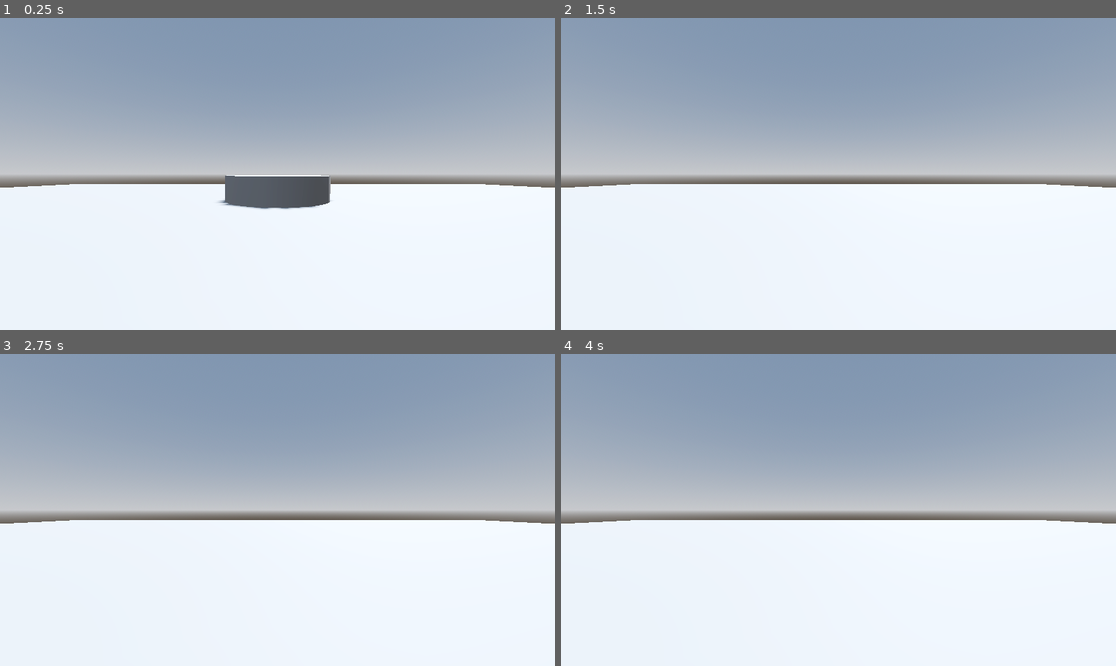
Above: before the commit, frames 1-4 (two rows, left to right).
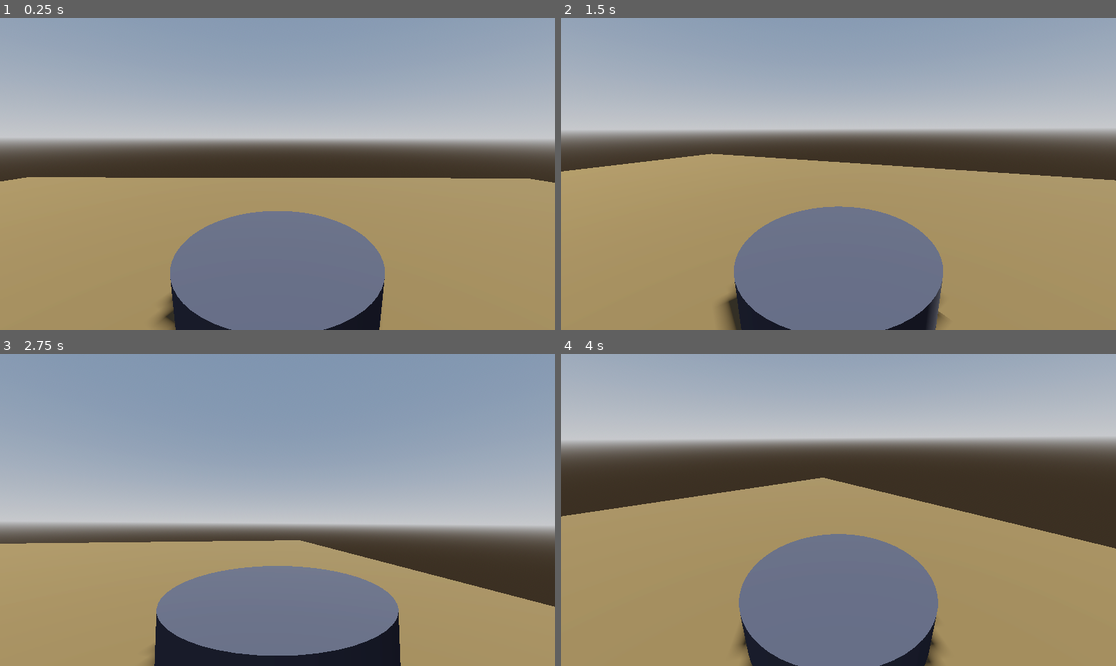
Above: after the commit, the same moments.

Repository: omaherne/turtlebot
Game: Godot game, scene res://maze_game.tscn
Same seed, same stepped clock (60 frames per second), same inputs: the game is played once before the commit and once after it.
Inputs (mouse positions are in pixels of both pictures, inside the frame that each line leads up to):
- Up to frame 1 (0.25 s): no input
- Up to frame 2 (1.5 s): move the mouse to (960, 158) at 0.52 s; hold D (rotate_right, bound only before the commit) 0.53-1.28 s; move the mouse to (727, 189) at 1.27 s; hold S (move_backward) from 1.28 s (still down)
- Up to frame 3 (2.75 s): move the mouse to (333, 441) at 2.02 s; release S (move_backward) at 2.03 s; hold D (rotate_right, bound only before the commit) from 2.03 s (still down)
- Up to frame 4 (4 s): move the mouse to (810, 572) at 2.77 s; release D (rotate_right, bound only before the commit) at 2.78 s; hold W (move_forward) 2.78-3.53 s; move the mouse to (1005, 556) at 3.52 s; hold A (rotate_left, bound only before the commit) from 3.53 s (still down)

The runs differ from the first frame. In frame 1, 67% of the frame differs, in the area x 0-100%, y 27-100%; in frame 2, 75%; in frame 3, 49%; in frame 4, 93%, in the area x 0-100%, y 2-100%.

Commit message:
Updated movement
can now move mouse to rotate, and bot moves in direction of camera

Diff:
--- a/turtlebot-simulation/floor.gd
+++ /dev/null
@@ -1,11 +0,0 @@
-extends MeshInstance3D
-
-
-# Called when the node enters the scene tree for the first time.
-func _ready() -> void:
-	pass # Replace with function body.
-
-
-# Called every frame. 'delta' is the elapsed time since the previous frame.
-func _process(delta: float) -> void:
-	pass
--- a/turtlebot-simulation/maze_game.tscn
+++ b/turtlebot-simulation/maze_game.tscn
@@ -15,32 +15,35 @@
 tonemap_mode = 2
 glow_enabled = true
 
-[sub_resource type="PlaneMesh" id="PlaneMesh_jma04"]
+[sub_resource type="StandardMaterial3D" id="StandardMaterial3D_3gkbk"]
+albedo_color = Color(0.336815, 0.263836, 0.163452, 1)
+
+[sub_resource type="PlaneMesh" id="PlaneMesh_t347c"]
+material = SubResource("StandardMaterial3D_3gkbk")
 size = Vector2(10, 10)
 
-[sub_resource type="ConcavePolygonShape3D" id="ConcavePolygonShape3D_im18f"]
-data = PackedVector3Array(5, 0, 5, -5, 0, 5, 5, 0, -5, -5, 0, 5, -5, 0, -5, 5, 0, -5)
+[sub_resource type="ConcavePolygonShape3D" id="ConcavePolygonShape3D_381ry"]
+data = PackedVector3Array(7.5, 0, 7.5, -7.5, 0, 7.5, 7.5, 0, -7.5, -7.5, 0, 7.5, -7.5, 0, -7.5, 7.5, 0, -7.5)
 
-[node name="Maze Game" type="Node"]
+[node name="Maze Game" type="Node3D"]
 
 [node name="WorldEnvironment" type="WorldEnvironment" parent="."]
 environment = SubResource("Environment_cstau")
 
 [node name="DirectionalLight3D" type="DirectionalLight3D" parent="."]
-transform = Transform3D(-0.866023, -0.433016, 0.250001, 0, 0.499998, 0.866027, -0.500003, 0.749999, -0.43301, 0, 0, 0)
+transform = Transform3D(-0.866023, -0.433016, 0.250001, 0, 0.499998, 0.866027, -0.500003, 0.749999, -0.43301, 0, 10, 0)
+light_color = Color(1, 1, 0.870588, 1)
 shadow_enabled = true
 
-[node name="Camera3D" type="Camera3D" parent="."]
-transform = Transform3D(1, 0, 0, 0, 1, 0, 0, 0, 1, 0, 0.25, 0)
-
 [node name="Floor" type="MeshInstance3D" parent="."]
-mesh = SubResource("PlaneMesh_jma04")
-skeleton = NodePath("../Camera3D")
+mesh = SubResource("PlaneMesh_t347c")
+skeleton = NodePath("")
 
 [node name="StaticBody3D" type="StaticBody3D" parent="Floor"]
 
 [node name="CollisionShape3D" type="CollisionShape3D" parent="Floor/StaticBody3D"]
-shape = SubResource("ConcavePolygonShape3D_im18f")
+shape = SubResource("ConcavePolygonShape3D_381ry")
 
 [node name="TurtleBot" parent="." instance=ExtResource("1_uk3sr")]
 transform = Transform3D(1, 0, 0, 0, 1, 0, 0, 0, 1, 0, 0.25, -2)
+linear_damp = 5.0
--- a/turtlebot-simulation/project.godot
+++ b/turtlebot-simulation/project.godot
@@ -29,13 +29,13 @@
 , Object(InputEventKey,"resource_local_to_scene":false,"resource_name":"","device":-1,"window_id":0,"alt_pressed":false …(186 unchanged characters)…
 ]
 }
-rotate_left={
+move_left={
 "deadzone": 0.5,
 "events": [Object(InputEventKey,"resource_local_to_scene":false,"resource_name":"","device":-1,"window_id":0,"alt_press …(191 unchanged characters)…
 , Object(InputEventKey,"resource_local_to_scene":false,"resource_name":"","device":-1,"window_id":0,"alt_pressed":false …(186 unchanged characters)…
 ]
 }
-rotate_right={
+move_right={
 "deadzone": 0.5,
 "events": [Object(InputEventKey,"resource_local_to_scene":false,"resource_name":"","device":-1,"window_id":0,"alt_press …(192 unchanged characters)…
 , Object(InputEventKey,"resource_local_to_scene":false,"resource_name":"","device":-1,"window_id":0,"alt_pressed":false …(186 unchanged characters)…
--- a/turtlebot-simulation/turtle_bot.gd
+++ b/turtlebot-simulation/turtle_bot.gd
@@ -1,11 +1,33 @@
 extends RigidBody3D
 
+var mouse_sensitivity := 0.001
+var twist_input := 0.0
+var pitch_input := 0.0
+
+@onready var twist_pivot := $TwistPivot
+@onready var pitch_pivot := $TwistPivot/PitchPivot
+
 func _ready() -> void:
-	pass
+	Input.set_mouse_mode(Input.MOUSE_MODE_CAPTURED)
 
 func _physics_process(delta: float) -> void:
 	var input := Vector3.ZERO
-	input.x = Input.get_axis("rotate_left", "rotate_right") # moves the bot left instead of turning, will get to it later
+	input.x = Input.get_axis("move_left", "move_right") # moves the bot left instead of turning, will get to it later
 	input.z = Input.get_axis("move_forward", "move_backward")
 
-	apply_central_force(input * 1200.0 * delta)
+	apply_central_force(twist_pivot.basis * input * 1200.0 * delta) # basis aligns with camera so the player moves relative to camera perspective
+
+	if Input.is_action_just_pressed("ui_cancel"):
+		Input.set_mouse_mode(Input.MOUSE_MODE_VISIBLE)
+
+	twist_pivot.rotate_y(twist_input)
+	pitch_pivot.rotate_x(pitch_input)
+	pitch_pivot.rotation.x = clamp(pitch_pivot.rotation.x, deg_to_rad(-30), deg_to_rad(30)) # keeps the camera from going below the bot (30 degrees)
+	twist_input = 0.0
+	pitch_input = 0.0
+
+func _unhandled_input(event: InputEvent) -> void:
+	if event is InputEventMouseMotion:
+		if Input.get_mouse_mode() == Input.MOUSE_MODE_CAPTURED:
+			twist_input = - event.relative.x * mouse_sensitivity
+			pitch_input = - event.relative.y * mouse_sensitivity
--- a/turtlebot-simulation/turtle_bot.tscn
+++ b/turtlebot-simulation/turtle_bot.tscn
@@ -1,8 +1,12 @@
-[gd_scene load_steps=4 format=3 uid="uid://c2x7l0r3hggc2"]
+[gd_scene load_steps=5 format=3 uid="uid://c2x7l0r3hggc2"]
 
 [ext_resource type="Script" path="res://turtle_bot.gd" id="1_tqup1"]
 
+[sub_resource type="StandardMaterial3D" id="StandardMaterial3D_xgj67"]
+albedo_color = Color(0.196078, 0.196078, 0.254902, 1)
+
 [sub_resource type="CylinderMesh" id="CylinderMesh_7qe2u"]
+material = SubResource("StandardMaterial3D_xgj67")
 height = 0.25
 
 [sub_resource type="ConvexPolygonShape3D" id="ConvexPolygonShape3D_2s888"]
@@ -16,3 +20,12 @@
 
 [node name="CollisionShape3D" type="CollisionShape3D" parent="."]
 shape = SubResource("ConvexPolygonShape3D_2s888")
+
+[node name="TwistPivot" type="Node3D" parent="."]
+transform = Transform3D(1, 0, 0, 0, 1, 0, 0, 0, 1, 0, 0.5, 0)
+
+[node name="PitchPivot" type="Node3D" parent="TwistPivot"]
+transform = Transform3D(1, 0, 0, 0, 0.984808, 0.173648, 0, -0.173648, 0.984808, 0, 0, 0)
+
+[node name="Camera3D" type="Camera3D" parent="TwistPivot/PitchPivot"]
+transform = Transform3D(1, 0, 0, 0, 1, 0, 0, 0, 1, 0, 0, 1)
Not shown: 1 places in turtlebot-simulation/maze_game.tscn that only renumber resources
